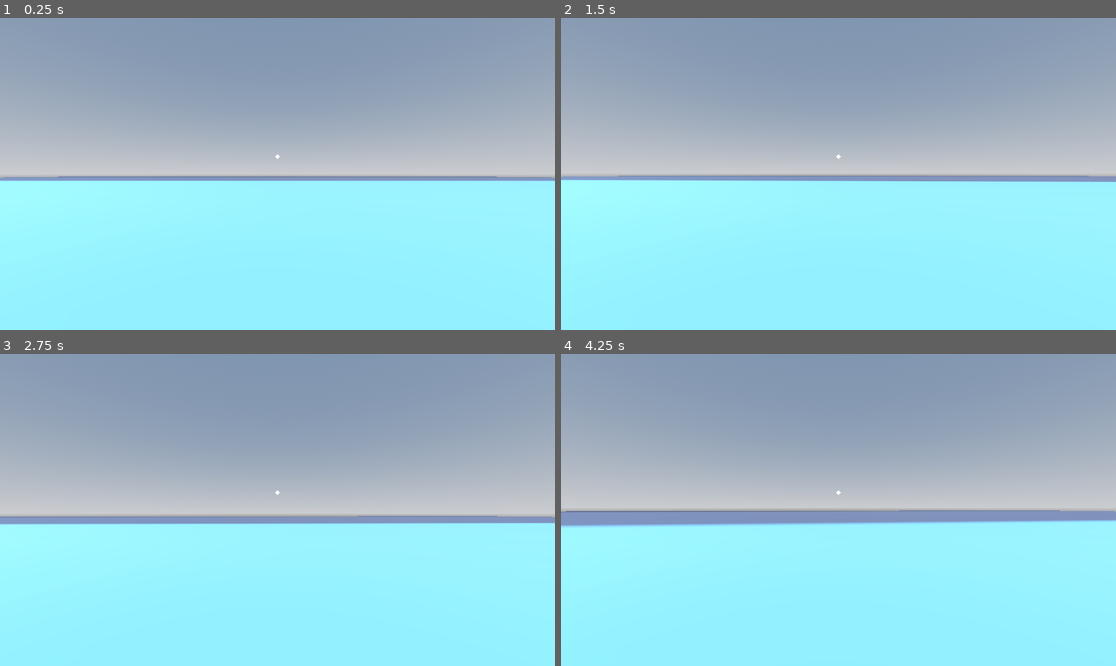
Above: before the commit, frames 1-4 (two rows, left to right).
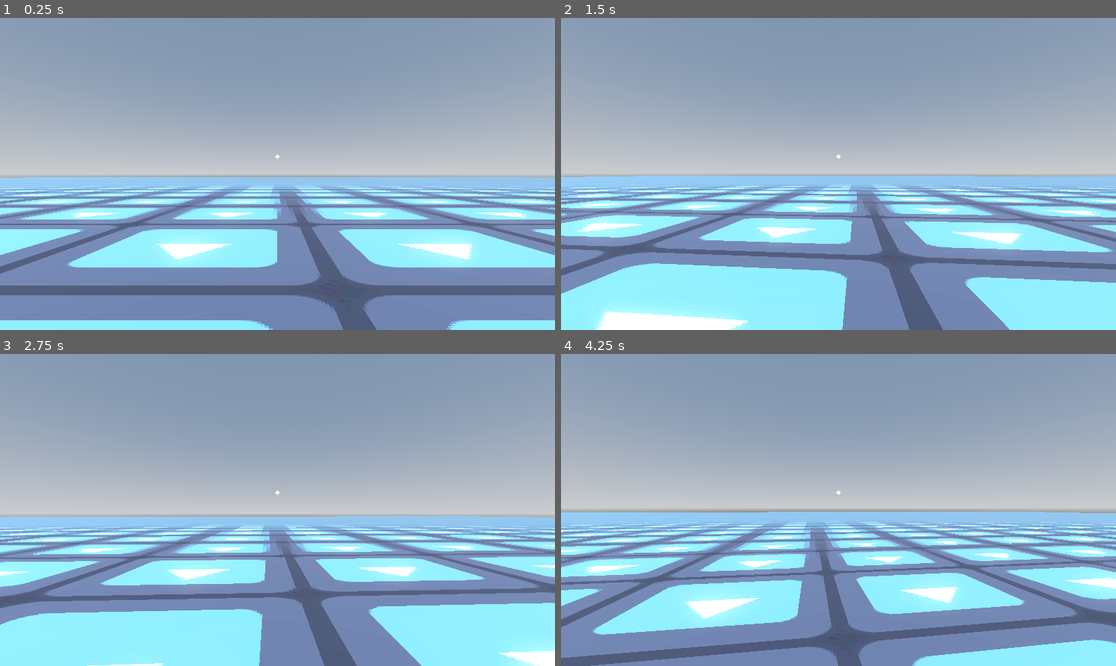
Above: after the commit, the same moments.

Repository: Username4D/buckshot-basement
Game: Godot game, scene res://scenes/dungeon.tscn
Two runs of this game, one before a commit and one after it. Both use one fixed random seed, a clock stepped at 60 frames per second and the inputs below. The project has no main scene, so this scene is started directly. The engine's default icon, where the game draws it, is replaced by a stand-in: a white triangle on a blue panel in a dark square.
Inputs (mouse positions are in pixels of both pictures, inside the frame that each line leads up to):
- Up to frame 1 (0.25 s): no input
- Up to frame 2 (1.5 s): tap Enter at 0.5 s; move the mouse to (866, 174) at 0.52 s; hold Up (ui_up) from 0.53 s (still down); tap Space (ui_jump, bound only after the commit) at 0.6, 0.77, 1.07 s; move the mouse to (810, 174) at 1.27 s; tap Alt at 1.35 s
- Up to frame 3 (2.75 s): keep holding Up (ui_up); tap Space (ui_jump, bound only after the commit) at 1.52, 1.55, 1.82, 2.3 s; move the mouse to (288, 503) at 2.02 s; tap Shift at 2.1 s
- Up to frame 4 (4.25 s): keep holding Up (ui_up); move the mouse to (832, 516) at 2.77 s; tap Space (ui_jump, bound only after the commit) at 2.85, 3.02, 3.32, 3.77, 3.8, 4.07 s; move the mouse to (877, 513) at 3.52 s; tap Alt at 3.6 s

The runs differ from the first frame. In frame 1, 36% of the frame differs, in the area x 0-100%, y 50-100%; in frame 2, 30%; in frame 3, 27%; in frame 4, 35%.

Commit message:
added jumping

Diff:
--- a/project.godot
+++ b/project.godot
@@ -52,3 +52,8 @@
 , Object(InputEventKey,"resource_local_to_scene":false,"resource_name":"","device":-1,"window_id":0,"alt_pressed":false …(183 unchanged characters)…
 ]
 }
+ui_jump={
+"deadzone": 0.2,
+"events": [Object(InputEventKey,"resource_local_to_scene":false,"resource_name":"","device":-1,"window_id":0,"alt_pressed":false,"shift_pressed":false,"ctrl_pressed":false,"meta_pressed":false,"pressed":false,"keycode":0,"physical_keycode":32,"key_label":0,"unicode":32,"location":0,"echo":false,"script":null)
+]
+}
--- a/scenes/dungeon.tscn
+++ b/scenes/dungeon.tscn
@@ -1,12 +1,7 @@
-[gd_scene load_steps=8 format=3 uid="uid://iqrxsunk3xb6"]
+[gd_scene load_steps=9 format=3 uid="uid://iqrxsunk3xb6"]
 
 [ext_resource type="PackedScene" uid="uid://cllcsld7c8xwp" path="res://scenes/player.tscn" id="1_ubp1v"]
 [ext_resource type="Texture2D" uid="uid://dr2pdlv4ecbhb" path="res://icon.svg" id="2_c4wp1"]
-
-[sub_resource type="BoxMesh" id="BoxMesh_fpimf"]
-
-[sub_resource type="StandardMaterial3D" id="StandardMaterial3D_0wj4k"]
-albedo_texture = ExtResource("2_c4wp1")
 
 [sub_resource type="ProceduralSkyMaterial" id="ProceduralSkyMaterial_c4wp1"]
 sky_horizon_color = Color(0.66224277, 0.6717428, 0.6867428, 1)
@@ -21,14 +16,20 @@
 tonemap_mode = 2
 glow_enabled = true
 
+[sub_resource type="BoxMesh" id="BoxMesh_fpimf"]
+
+[sub_resource type="StandardMaterial3D" id="StandardMaterial3D_0wj4k"]
+albedo_texture = ExtResource("2_c4wp1")
+uv1_scale = Vector3(128.31, 128.31, 128.31)
+texture_filter = 2
+stencil_flags = 2
+
+[sub_resource type="ConcavePolygonShape3D" id="ConcavePolygonShape3D_c4wp1"]
+data = PackedVector3Array(-0.5, 0.5, 0.5, 0.5, 0.5, 0.5, -0.5, -0.5, 0.5, 0.5, 0.5, 0.5, 0.5, -0.5, 0.5, -0.5, -0.5, 0.5, 0.5, 0.5, -0.5, -0.5, 0.5, -0.5, 0.5, -0.5, -0.5, -0.5, 0.5, -0.5, -0.5, -0.5, -0.5, 0.5, -0.5, -0.5, 0.5, 0.5, 0.5, 0.5, 0.5, -0.5, 0.5, -0.5, 0.5, 0.5, 0.5, -0.5, 0.5, -0.5, -0.5, 0.5, -0.5, 0.5, -0.5, 0.5, -0.5, -0.5, 0.5, 0.5, -0.5, -0.5, -0.5, -0.5, 0.5, 0.5, -0.5, -0.5, 0.5, -0.5, -0.5, -0.5, 0.5, 0.5, 0.5, -0.5, 0.5, 0.5, 0.5, 0.5, -0.5, -0.5, 0.5, 0.5, -0.5, 0.5, -0.5, 0.5, 0.5, -0.5, -0.5, -0.5, 0.5, 0.5, -0.5, 0.5, -0.5, -0.5, -0.5, 0.5, -0.5, 0.5, 0.5, -0.5, -0.5, -0.5, -0.5, -0.5)
+
 [node name="dungeon" type="Node3D"]
 
 [node name="player" parent="." instance=ExtResource("1_ubp1v")]
-
-[node name="MeshInstance3D" type="MeshInstance3D" parent="."]
-transform = Transform3D(100, 0, 0, 0, 0.1, 0, 0, 0, 100, 0, 0, 0)
-mesh = SubResource("BoxMesh_fpimf")
-surface_material_override/0 = SubResource("StandardMaterial3D_0wj4k")
 
 [node name="DirectionalLight3D2" type="DirectionalLight3D" parent="."]
 transform = Transform3D(-0.8660254, -0.43301278, 0.25, 0, 0.49999997, 0.86602545, -0.50000006, 0.75, -0.43301266, 0, 0, 0)
@@ -36,3 +37,16 @@
 
 [node name="WorldEnvironment2" type="WorldEnvironment" parent="."]
 environment = SubResource("Environment_fpimf")
+
+[node name="StaticBody3D" type="StaticBody3D" parent="."]
+transform = Transform3D(100, 0, 0, 0, 0.1, 0, 0, 0, 100, 0, 0, 0)
+
+[node name="MeshInstance3D" type="MeshInstance3D" parent="StaticBody3D"]
+transform = Transform3D(1.0000001, 0, 0, 0, 1, 0, 0, 0, 1.0000001, 0, 0, 0)
+mesh = SubResource("BoxMesh_fpimf")
+skeleton = NodePath("../..")
+surface_material_override/0 = SubResource("StandardMaterial3D_0wj4k")
+
+[node name="CollisionShape3D" type="CollisionShape3D" parent="StaticBody3D"]
+transform = Transform3D(1.0000001, 0, 0, 0, 1, 0, 0, 0, 1.0000001, 0, 0, 0)
+shape = SubResource("ConcavePolygonShape3D_c4wp1")
--- a/scripts/player.gd
+++ b/scripts/player.gd
@@ -1,7 +1,7 @@
 extends CharacterBody3D
 
 const sens = -.0015
-const speed = -3
+const speed = -1.2
 
 var real_velocity = Vector3.ZERO
 
@@ -25,5 +25,8 @@
 	else:
 		real_velocity.x = move_toward(real_velocity.x, 0, 32 * delta)
 
+	if Input.is_action_just_pressed("ui_jump") and is_on_floor():
+		real_velocity.y = 1.5
+	real_velocity.y -= 0.06
 	velocity  =real_velocity.rotated(Vector3(0,1,0), self.rotation.y)
 	self.move_and_slide()
